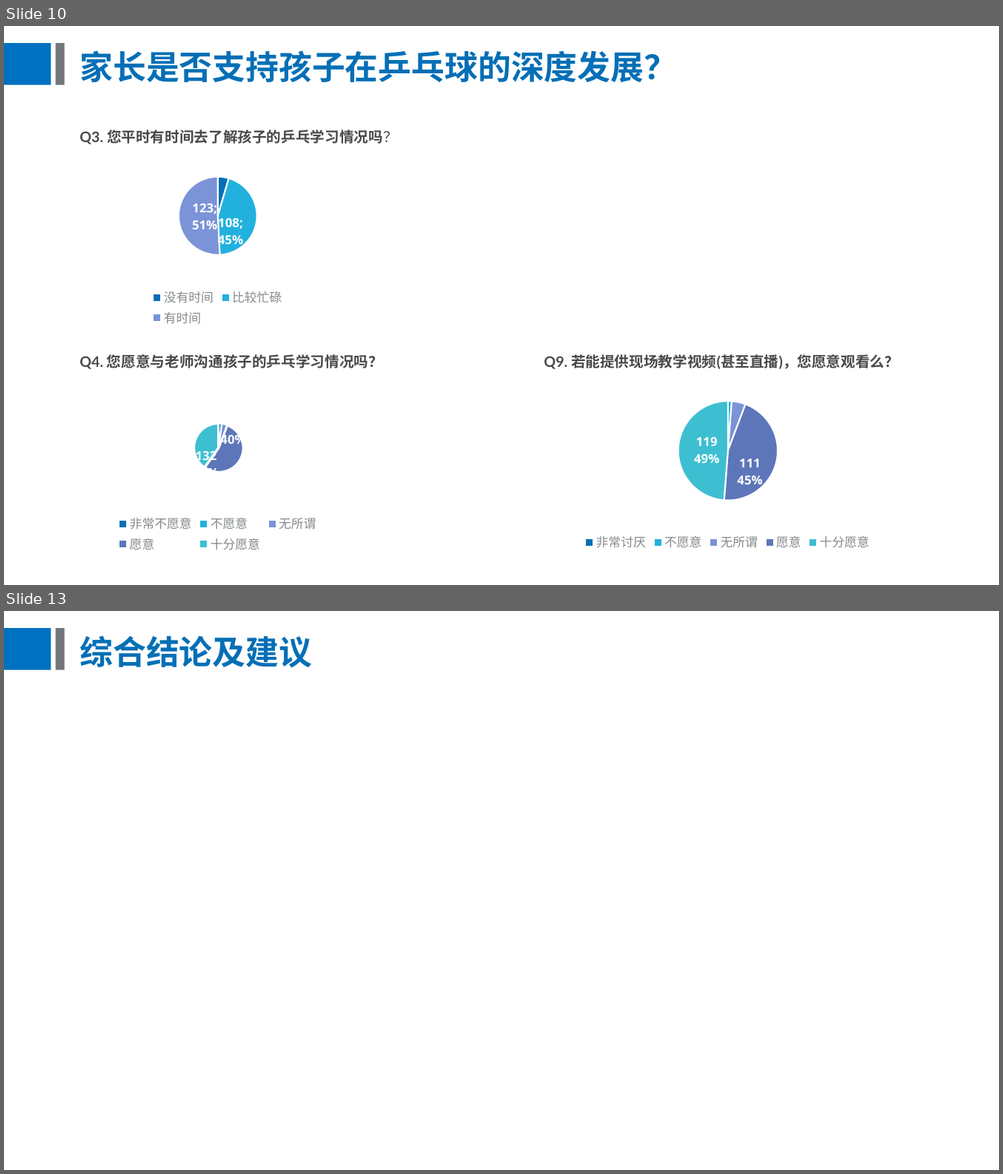
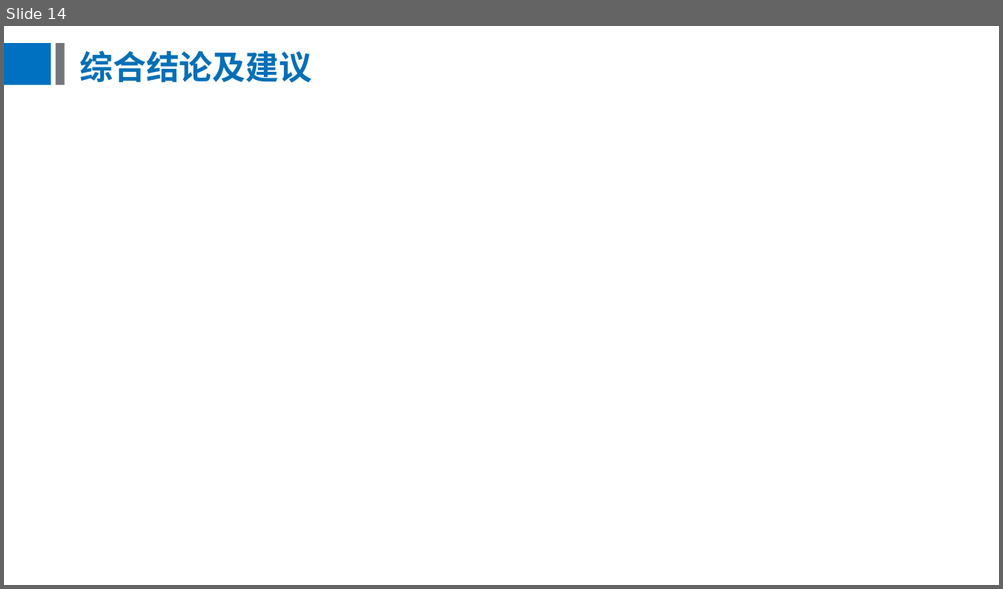
Before and after one commit to BursonHandsom/trainBusiness-ydl, a slide deck: 校园课问卷调研.pptx. Shown one above the other, each under a label of ours: slides 10 and 13 before the commit, slide 14 after it; the slides between them are not shown. The pictures are 1003x1174 and 1003x589 pixels, drawn with LibreOffice and Linux fonts; fonts in the diff are those of the drawing. Boxes give left, top, right and bottom in pixels: in the first picture for what was removed or moved away, otherwise in the second. Text is boxed around its words. In the diff, an @@ line names an element or a change of style, - is before the commit and + after.

```diff
--- a/校园课问卷调研.pptx
+++ b/校园课问卷调研.pptx
@@ slide 10 removed at box(4, 26, 999, 585), background #FFFFFF; not listed: 2 template elements that a slide beside it also shows @@
@@ title removed at box(79, 50, 677, 82) @@
-家长是否支持孩子在乒乓球的深度发展？
@@ text removed at box(79, 130, 398, 144) @@
-Q3. 您平时有时间去了解孩子的乒乓学习情况吗？
@@ pie chart removed at box(119, 167, 315, 329) @@
-categories: 没有时间, 比较忙碌, 有时间
-Series 1: 11, 108, 123
@@ text removed at box(79, 355, 383, 369) @@
-Q4. 您愿意与老师沟通孩子的乒乓学习情况吗？
@@ text removed at box(543, 355, 899, 369) @@
-Q9. 若能提供现场教学视频(甚至直播)，您愿意观看么？
@@ pie chart removed at box(21, 393, 414, 557) @@
-categories: 非常不愿意, 不愿意, 无所谓, 愿意, 十分愿意
-Series 1: 5, 0, 9, 132, 98
@@ pie chart removed at box(502, 391, 954, 554) @@
-categories: 非常讨厌, 不愿意, 无所谓, 愿意, 十分愿意
-Series 1: 0, 3, 11, 111, 119
@@ what was slide 13 is now slide 14 @@
```
Also in this commit, not shown: 4 slides changed, 4 slides added, 2 other slides removed, 2 other files.
